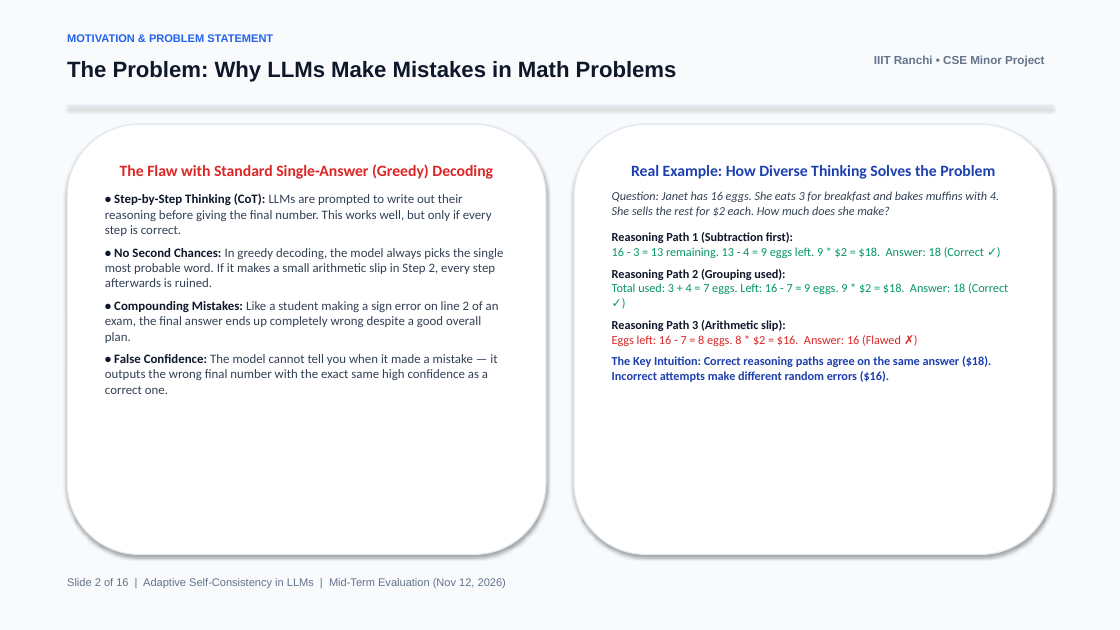
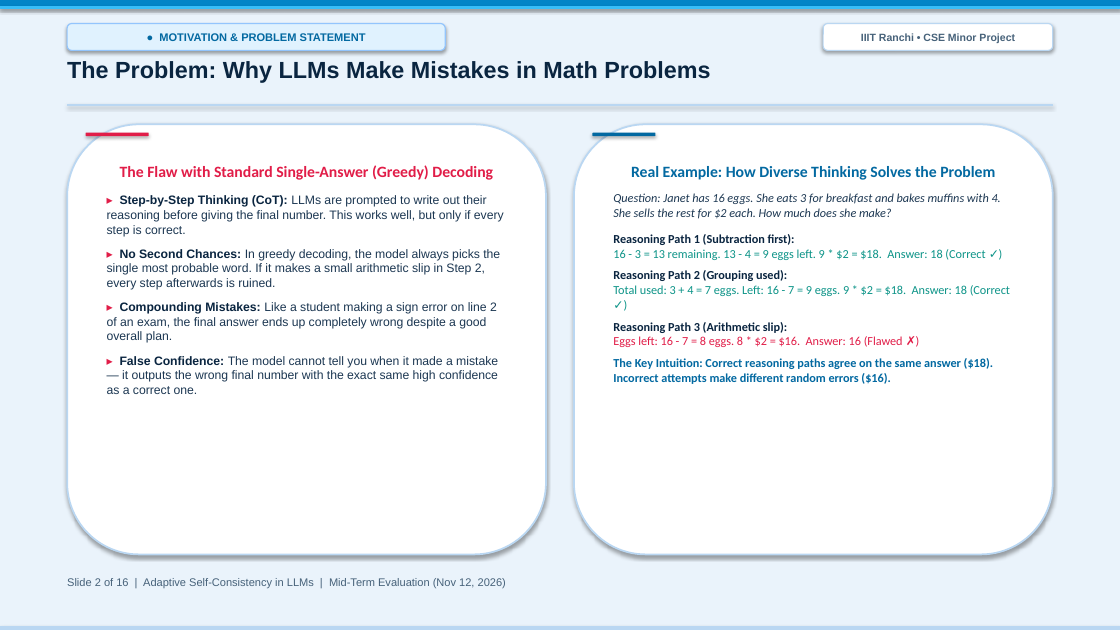
Before and after one commit to AbhinavKr0110/minor_project, a slide deck: slide 2 of presentation.pptx. Drawn at 1120x630 pixels with LibreOffice and Linux fonts; fonts in the diff are those of the drawing. Boxes give left, top, right and bottom in pixels: in the first picture for what was removed or moved away, otherwise in the second. Text is boxed around its words. In the diff, an @@ line names an element or a change of style, - is before the commit and + after.

```diff
--- a/presentation.pptx
+++ b/presentation.pptx
@@ rectangle at <box>0,0,1120,630</box>: fill #F8FAFC to #EAF3FB; outline #F8FAFC 0.75 pt to #EAF3FB 0.75 pt @@
@@ rectangle added at <box>0,0,1120,7</box>, fill #0284C7, outline #0284C7 0.75 pt @@
@@ rectangle added at <box>0,7,1120,8</box>, fill #38BDF8, outline #38BDF8 0.75 pt @@
@@ rounded rectangle "● MOTIVATION & PROBLEM STATEMENT": place and size @@
-rounded rectangle "● MOTIVATION & PROBLEM STATEMENT" at <box>67,34,273,42</box>
+rounded rectangle "● MOTIVATION & PROBLEM STATEMENT" at <box>67,24,445,50</box>
@@ rounded rectangle "● MOTIVATION & PROBLEM STATEMENT" at <box>67,24,445,50</box>: vertical alignment top to middle; fill none to #E0F2FE; outline none to #93C5FD 1 pt; shadow on @@
@@ rounded rectangle "IIIT Ranchi • CSE Minor ...": place and size @@
-rounded rectangle "IIIT Ranchi • CSE Minor ..." at <box>874,55,1044,67</box>
+rounded rectangle "IIIT Ranchi • CSE Minor ..." at <box>823,24,1053,50</box>
@@ rounded rectangle "IIIT Ranchi • CSE Minor ..." at <box>823,24,1053,50</box>: size 10 to 9 pt, text colour #64748B to #47627A; alignment right to centre; vertical alignment top to middle; fill none to #FFFFFF; outline none to #BAD7F2 1 pt; shadow on @@
@@ text "The Problem: Why LLMs Make ..." at <box>67,61,710,83</box>: size 19 to 20 pt, text colour #0F172A to #0A2540 @@
@@ text in rounded rectangle at <box>159,33,366,41</box>: text changed; text colour #2563EB to #0369A1 @@
-MOTIVATION & PROBLEM STATEMENT
+● MOTIVATION & PROBLEM STATEMENT
@@ rectangle at <box>67,104,1053,106</box>: fill #E2E8F0 to #BAD7F2; outline #E2E8F0 0.75 pt to #BAD7F2 0.75 pt @@
@@ rounded rectangle "The Flaw with Standard Single-Answer ..." at <box>67,124,546,555</box>: outline #E2E8F0 1 pt to #BAD7F2 1.5 pt @@
@@ rounded rectangle added at <box>86,133,149,136</box>, fill #E11D48 @@
@@ rounded rectangle "Real Example: How Diverse Thinking ..." at <box>574,124,1053,555</box>: text colour #1E40AF to #0369A1 in "Real Example: How Diverse Thinking Solves the ...", "The Key Intuition: Correct reasoning paths agree ..."; text colour #334155 to #1C3752 in "Question: Janet has 16 eggs. She eats ..."; text colour #0F172A to #0A2540 in "Reasoning Path 1 (Subtraction first):", "Reasoning Path 2 (Grouping used):", "Reasoning Path 3 (Arithmetic slip):"; text colour #059669 to #0D9488 in "16 - 3 = 13 remaining. 13 ...", "Total used: 3 + 4 = 7 ..."; text colour #DC2626 to #E11D48 in "Eggs left: 16 - 7 = 8 ..."; outline #E2E8F0 1 pt to #BAD7F2 1.5 pt @@
@@ rounded rectangle added at <box>592,133,655,136</box>, fill #0369A1 @@
@@ text in rounded rectangle at <box>120,165,493,180</box>: text colour #DC2626 to #E11D48 in "The Flaw with Standard Single-Answer (Greedy) Decoding" @@
@@ text in rounded rectangle at <box>107,195,504,394</box>: text changed; size 11 to 10.5 pt; font Calibri to Arial; text colour #334155 to #1C3752 @@
-• Step-by-Step Thinking (CoT): LLMs are prompted to write out their reasoning before giving the final number. This works well, but only if every step is correct.
-• No Second Chances: In greedy decoding, the model always picks the single most probable word. If it makes a small arithmetic slip in Step 2, every step afterwards is ruined.
-• Compounding Mistakes: Like a student making a sign error on line 2 of an exam, the final answer ends up completely wrong despite a good overall plan.
-• False Confidence: The model cannot tell you when it made a mistake — it outputs the wrong final number with the exact same high confidence as a correct one.
+▸ Step-by-Step Thinking (CoT): LLMs are prompted to write out their reasoning before giving the final number. This works well, but only if every step is correct.
+▸ No Second Chances: In greedy decoding, the model always picks the single most probable word. If it makes a small arithmetic slip in Step 2, every step afterwards is ruined.
+▸ Compounding Mistakes: Like a student making a sign error on line 2 of an exam, the final answer ends up completely wrong despite a good overall plan.
+▸ False Confidence: The model cannot tell you when it made a mistake — it outputs the wrong final number with the exact same high confidence as a correct one.
@@ text "Slide 2 of 16 | ..." at <box>67,578,506,588</box>: text colour #64748B to #47627A @@
@@ rectangle added at <box>0,627,1120,630</box>, fill #BAD7F2, outline #BAD7F2 0.75 pt @@
```
Also in this commit, not shown: 15 other slides changed, 4 other files.
